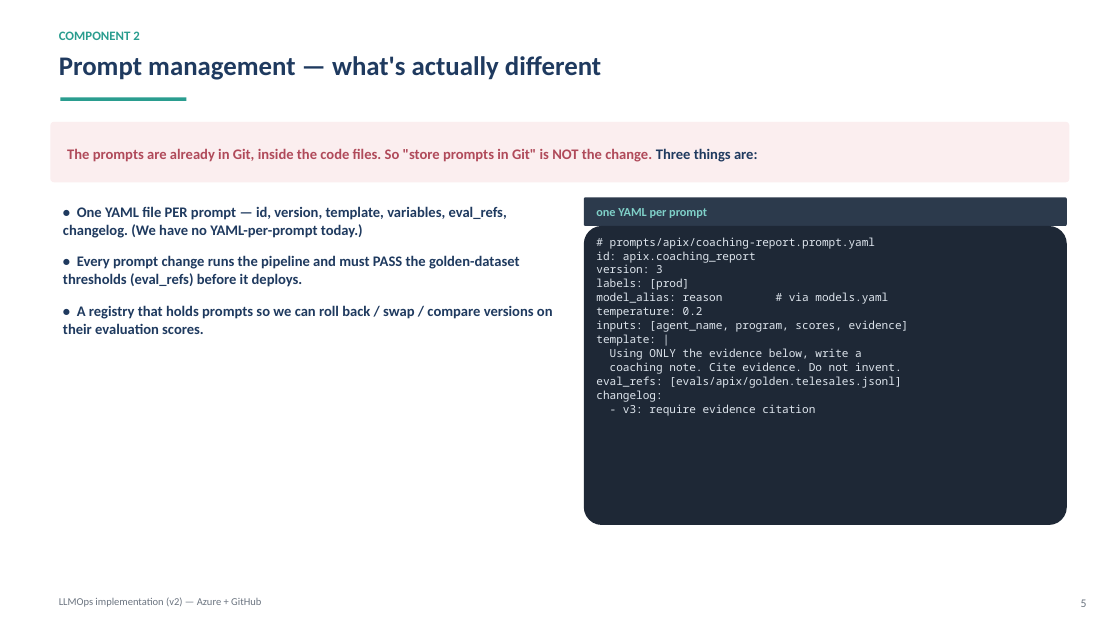
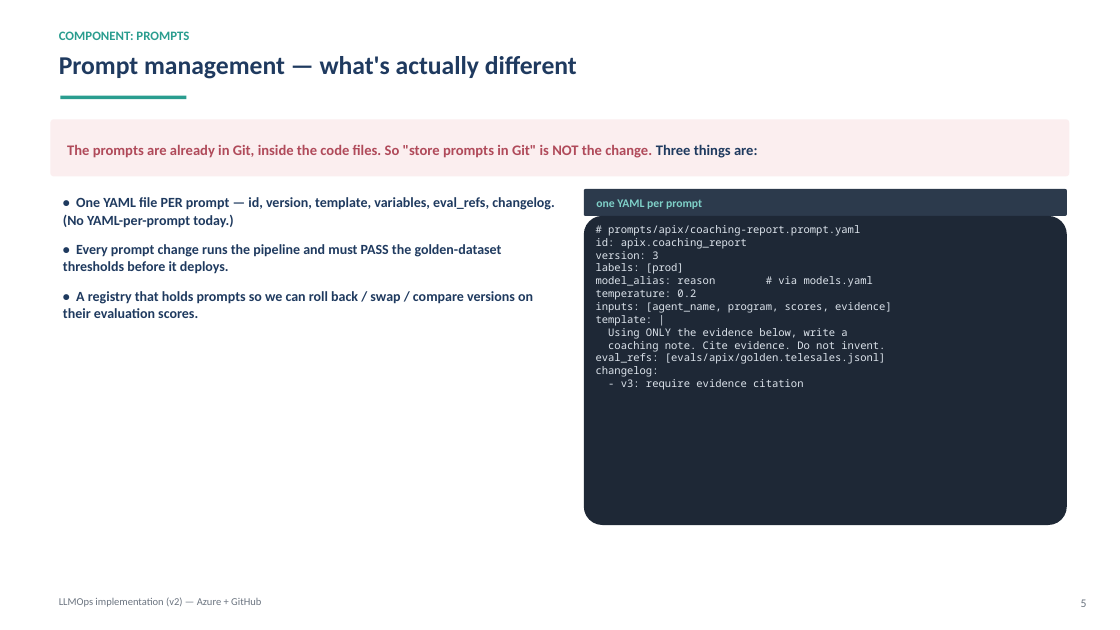
Before and after one commit to shyamanugu/LLMOps, a slide deck: slide 5 of 5thAug/v2/presentation/LLMOps-Implementation-v2.pptx. Drawn at 1120x630 pixels with LibreOffice and Linux fonts; fonts in the diff are those of the drawing. Boxes give left, top, right and bottom in pixels: in the first picture for what was removed or moved away, otherwise in the second. Text is boxed around its words. In the diff, an @@ line names an element or a change of style, - is before the commit and + after.

```diff
--- a/5thAug/v2/presentation/LLMOps-Implementation-v2.pptx
+++ b/5thAug/v2/presentation/LLMOps-Implementation-v2.pptx
@@ text "Prompt management — what's actually ..." at <box>59,56,577,79</box>: size 23 to 22 pt @@
@@ text at <box>59,31,189,40</box>: text changed @@
-COMPONENT 2
+COMPONENT: PROMPTS
@@ rounded rectangle: place and size @@
-rounded rectangle at <box>50,122,1070,182</box>
+rounded rectangle at <box>50,119,1070,176</box>
@@ text "The prompts are already in ...": place and size @@
-text "The prompts are already in ..." at <box>67,148,758,162</box>
+text "The prompts are already in ..." at <box>67,144,758,158</box>
@@ text at <box>63,197,555,274</box>: text changed; size 12.5 to 12 pt @@
-• One YAML file PER prompt — id, version, template, variables, eval_refs, changelog. (We have no YAML-per-prompt today.)
-• Every prompt change runs the pipeline and must PASS the golden-dataset thresholds (eval_refs) before it deploys.
+• One YAML file PER prompt — id, version, template, variables, eval_refs, changelog. (No YAML-per-prompt today.)
+• Every prompt change runs the pipeline and must PASS the golden-dataset thresholds before it deploys.
@@ 2 texts, 1 rounded rectangle: place and size @@
-2 texts, 1 rounded rectangle at <box>63,197,1067,334</box>
+2 texts, 1 rounded rectangle at <box>63,189,1067,318</box>
@@ text "one YAML per prompt" at <box>596,199,702,209</box>: size 10.5 to 10 pt @@
@@ rounded rectangle: place and size @@
-rounded rectangle at <box>584,226,1067,525</box>
+rounded rectangle at <box>584,216,1067,525</box>
@@ text "# prompts/apix/coaching-report.prompt.yaml": place and size @@
-text "# prompts/apix/coaching-report.prompt.yaml" at <box>596,237,909,416</box>
+text "# prompts/apix/coaching-report.prompt.yaml" at <box>596,225,892,390</box>
@@ text "# prompts/apix/coaching-report.prompt.yaml" at <box>596,225,892,390</box>: size 9.5 to 9 pt; line spacing 1.05 to 1.02 @@
@@ text at <box>63,291,533,318</box>: size 12.5 to 12 pt in "• A registry that holds prompts so ..."; line spacing 1.05 to 1.04; less space between paragraphs @@
```
Also in this commit, not shown: 6 other slides changed, 17 slides added, 14 slides removed, 12 other files.
